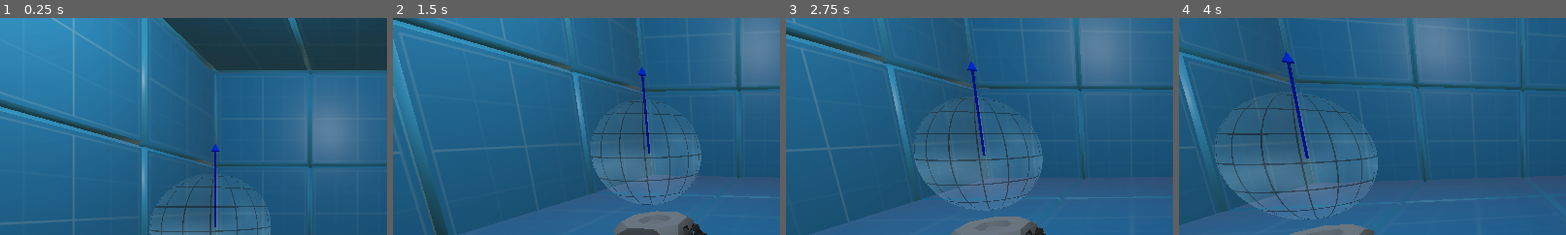
Above: before the commit, frames 1-4 (left to right).
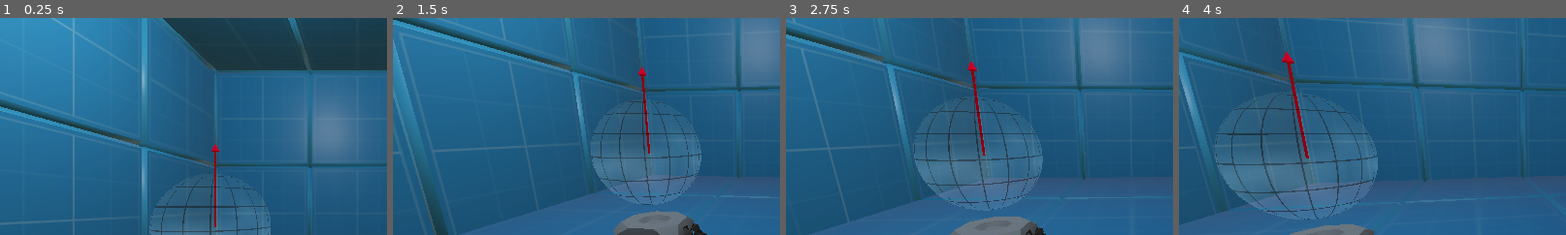
Above: after the commit, the same moments.

Repository: tdejong00/qugame
Game: Godot game, scene res://scenes/levels/main.tscn
The game is run twice, just before and just after one commit, with the same random seed, the same clock (stepped at 60 frames per second) and the same inputs.
Inputs:
- Up to frame 1 (0.25 s): no input
- Up to frame 2 (1.5 s): click "I" at 0.5 s; click "H" at 1.25 s
- Up to frame 3 (2.75 s): click "Y" at 2 s
- Up to frame 4 (4 s): click "Z" at 2.75 s; click "π/8" at 3.5 s
The pictures show only the part of the screen within x 4-54%, y 7-57%; the shares and areas given below are measured in that part.

The runs differ from the first frame. In frame 1, 0.2% of the frame differs, in the area x 54-57%, y 58-97%; in frame 2, 0.3%; in frame 3, 0.3%; in frame 4, 0.5%, in the area x 26-34%, y 15-65%.

Commit message:
Use red material for bloch sphere arrow

Diff:
--- /dev/null
+++ b/assets/materials/red.tres
@@ -0,0 +1,9 @@
+[gd_resource type="StandardMaterial3D" format=3 uid="uid://cmf7aavadg3ob"]
+
+[resource]
+albedo_color = Color(1, 0, 0.219608, 1)
+metallic = 0.1
+metallic_specular = 0.3
+emission_enabled = true
+emission = Color(1, 0, 0.219608, 1)
+emission_energy_multiplier = 0.25
--- a/scenes/objects/qubit/qubit.tscn
+++ b/scenes/objects/qubit/qubit.tscn
@@ -3,7 +3,7 @@
 [ext_resource type="Script" path="res://scenes/objects/qubit/qubit.gd" id="1_l4ays"]
 [ext_resource type="Shader" path="res://scenes/objects/qubit/bloch_sphere.gdshader" id="2_31cjo"]
 [ext_resource type="Material" uid="uid://cqj87tia0cqks" path="res://assets/materials/black.tres" id="2_u3hps"]
-[ext_resource type="Material" uid="uid://be2mlb4cmisim" path="res://assets/materials/blue.tres" id="4_myud1"]
+[ext_resource type="Material" uid="uid://cmf7aavadg3ob" path="res://assets/materials/red.tres" id="4_xhvca"]
 [ext_resource type="PackedScene" uid="uid://cg125dad6a2gi" path="res://addons/kaykit_space_base_bits/Assets/gltf/lander_base.gltf" id="5_k2sy0"]
 
 [sub_resource type="StandardMaterial3D" id="StandardMaterial3D_sywhx"]
@@ -41,13 +41,13 @@
 height = 1.0
 
 [sub_resource type="CylinderMesh" id="CylinderMesh_m0d5l"]
-material = ExtResource("4_myud1")
+material = ExtResource("4_xhvca")
 top_radius = 0.0
 bottom_radius = 0.038
 height = 0.075
 
 [sub_resource type="CylinderMesh" id="CylinderMesh_u1148"]
-material = ExtResource("4_myud1")
+material = ExtResource("4_xhvca")
 top_radius = 0.01
 bottom_radius = 0.01
 height = 0.75
